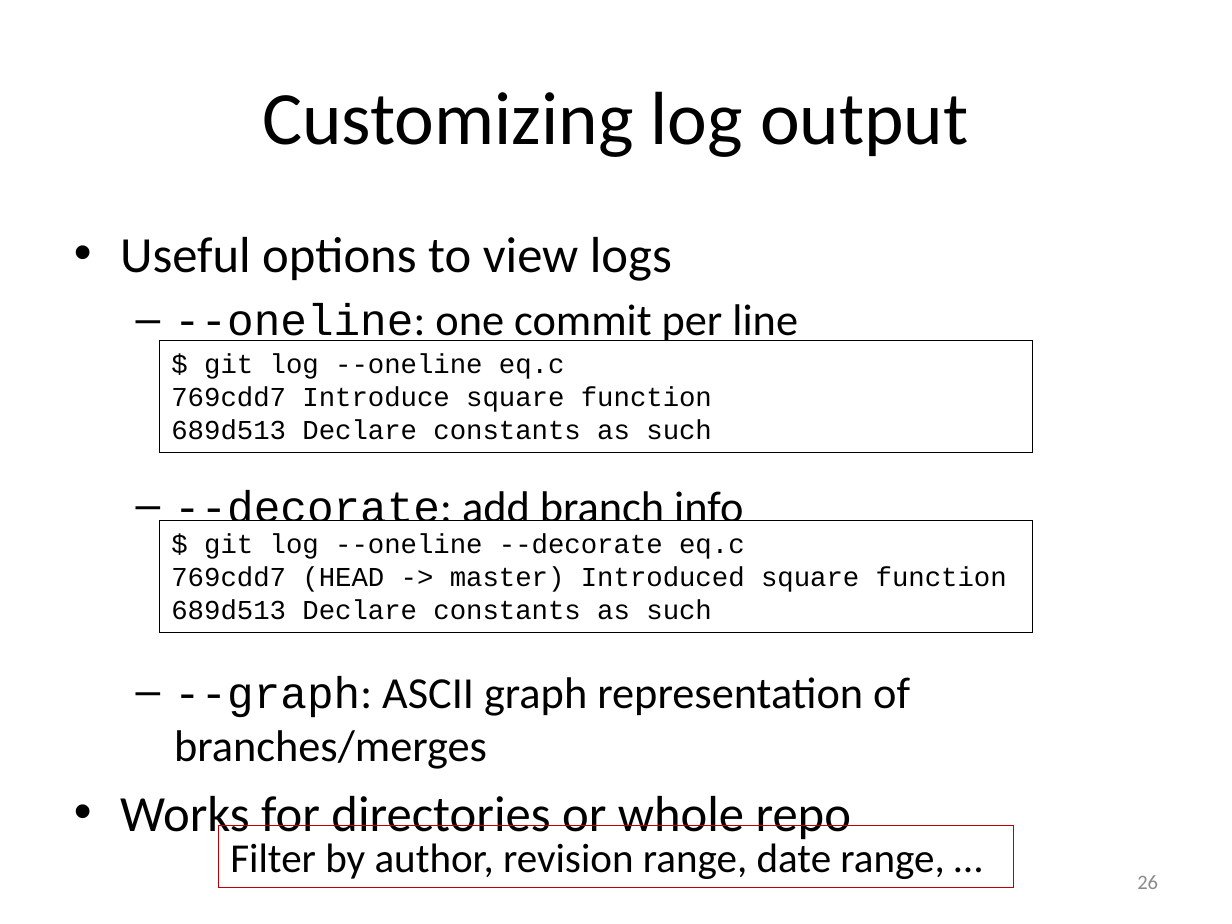
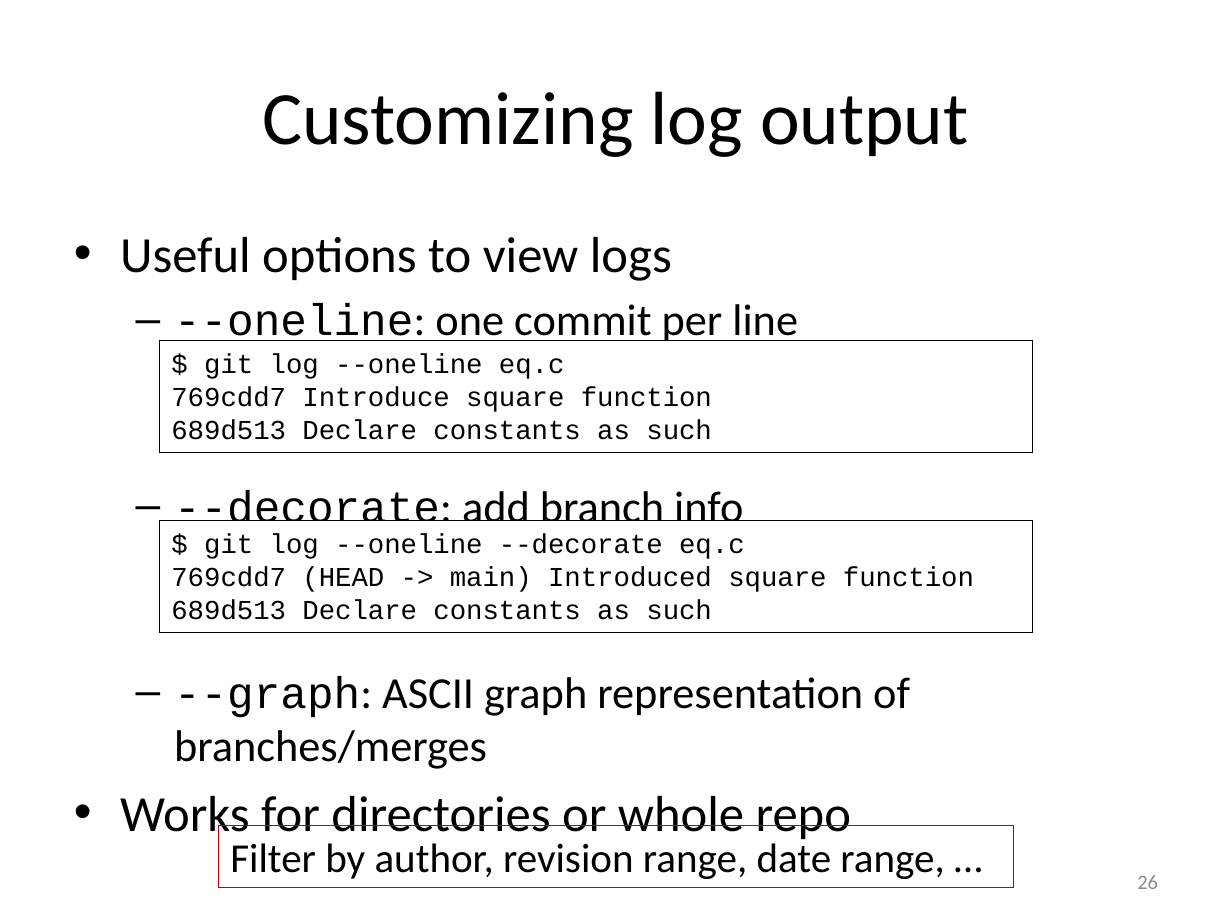
Before and after one commit to gjbex/Version-control-with-git, a slide deck: slide 26 of version_control_git.pptx. Drawn at 1232x924 pixels with LibreOffice and Linux fonts; fonts in the diff are those of the drawing. Boxes give left, top, right and bottom in pixels: in the first picture for what was removed or moved away, otherwise in the second. Text is boxed around its words. In the diff, an @@ line names an element or a change of style, - is before the commit and + after.

Commit message:
Change master to main branch
* Both Github and Gitlab now use `main` rather than `master` by default.

```diff
--- a/version_control_git.pptx
+++ b/version_control_git.pptx
@@ text in rectangle at (171,567,974,592): text changed @@
-769cdd7 (HEAD -> master) Introduced square function
+769cdd7 (HEAD -> main) Introduced square function
```
Also in this commit, not shown: 13 other slides changed.
